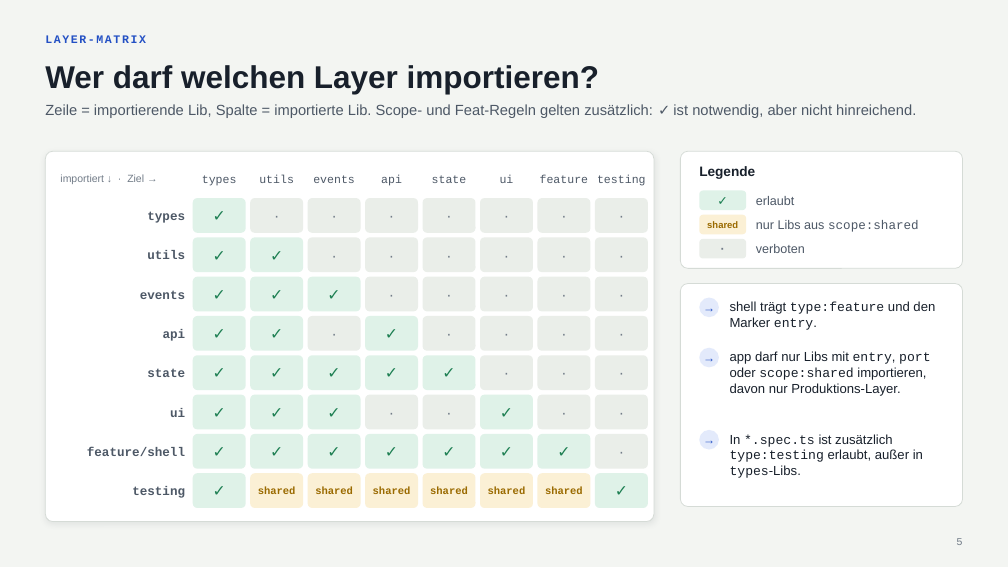
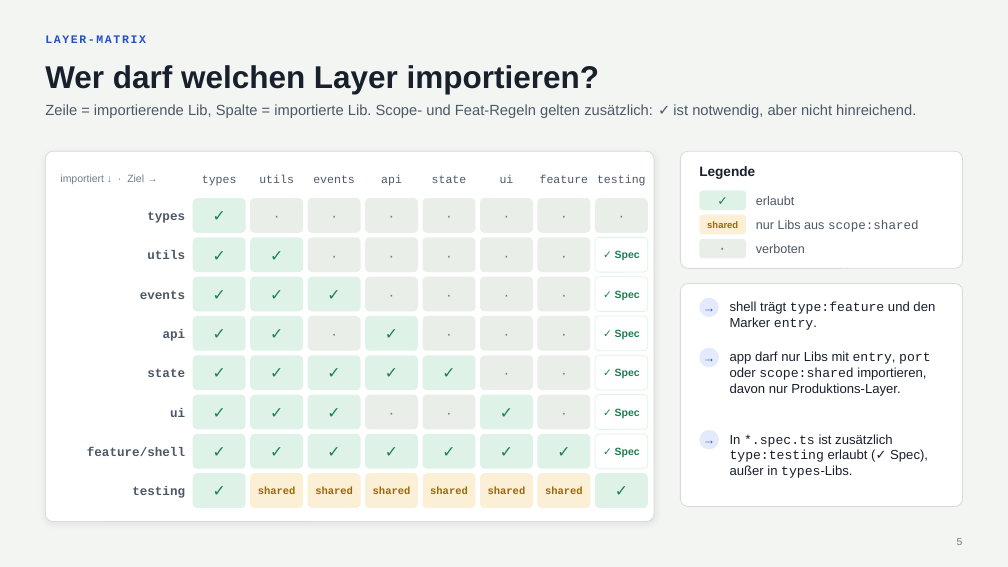
Before and after one commit to michaelbe812/sheriff-demos, a slide deck: slide 5 of docs/architektur.pptx. Drawn at 1008x567 pixels with LibreOffice and Linux fonts; fonts in the diff are those of the drawing. Boxes give left, top, right and bottom in pixels: in the first picture for what was removed or moved away, otherwise in the second. Text is boxed around its words. In the diff, an @@ line names an element or a change of style, - is before the commit and + after.

```diff
--- a/docs/architektur.pptx
+++ b/docs/architektur.pptx
@@ text in rounded rectangle at [615,250,640,260]: text changed; size 15 to 10 pt; text colour #727C88 to #1D7F52; bold on @@
-·
+✓ Spec
@@ text in rounded rectangle at [615,290,640,300]: text changed; size 15 to 10 pt; text colour #727C88 to #1D7F52; bold on @@
-·
+✓ Spec
@@ text in rounded rectangle at [615,329,640,339]: text changed; size 15 to 10 pt; text colour #727C88 to #1D7F52; bold on @@
-·
+✓ Spec
@@ text in rounded rectangle at [615,368,640,378]: text changed; size 15 to 10 pt; text colour #727C88 to #1D7F52; bold on @@
-·
+✓ Spec
@@ text in rounded rectangle at [615,408,640,418]: text changed; size 15 to 10 pt; text colour #727C88 to #1D7F52; bold on @@
-·
+✓ Spec
@@ fill #EAEEE9 to #FFFFFF; outline none to #DFF2E8 0.75 pt in 6 elements at [595,237,648,272], [595,277,648,312], [595,316,648,351], [595,355,648,390], [595,395,648,430], [595,434,648,469] @@
@@ text in rounded rectangle at [615,447,640,457]: text changed; size 15 to 10 pt; text colour #727C88 to #1D7F52; bold on @@
-·
+✓ Spec
@@ text at [730,434,928,478]: text changed @@
-In *.spec.ts ist zusätzlich type:testing erlaubt, außer in types-Libs.
+In *.spec.ts ist zusätzlich type:testing erlaubt (✓ Spec), außer in types-Libs.
```
Also in this commit, not shown: 2 other files.
